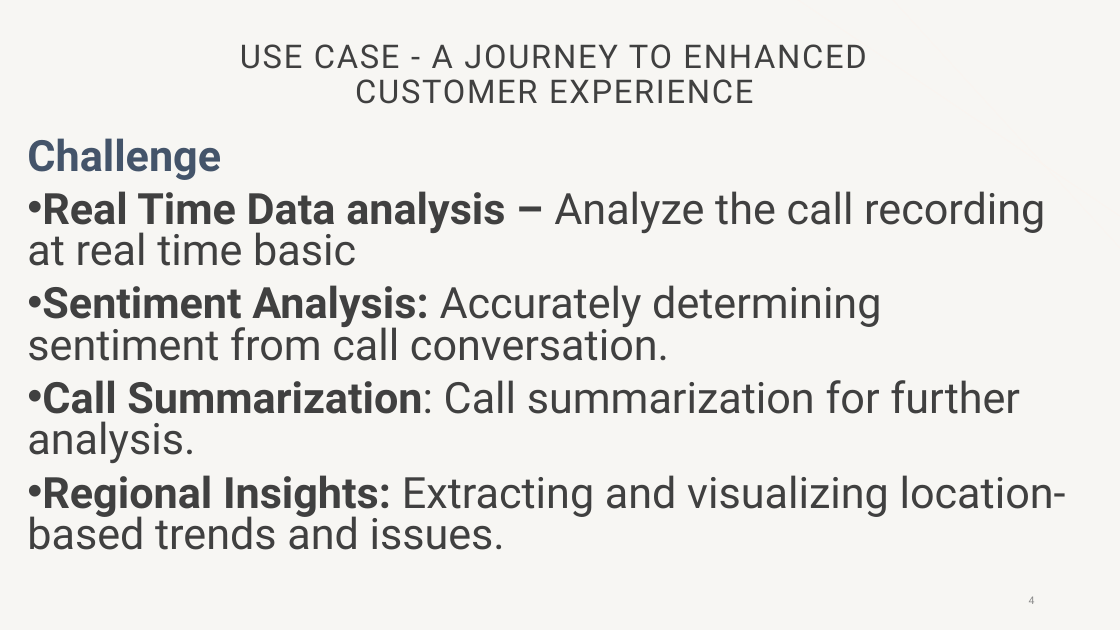
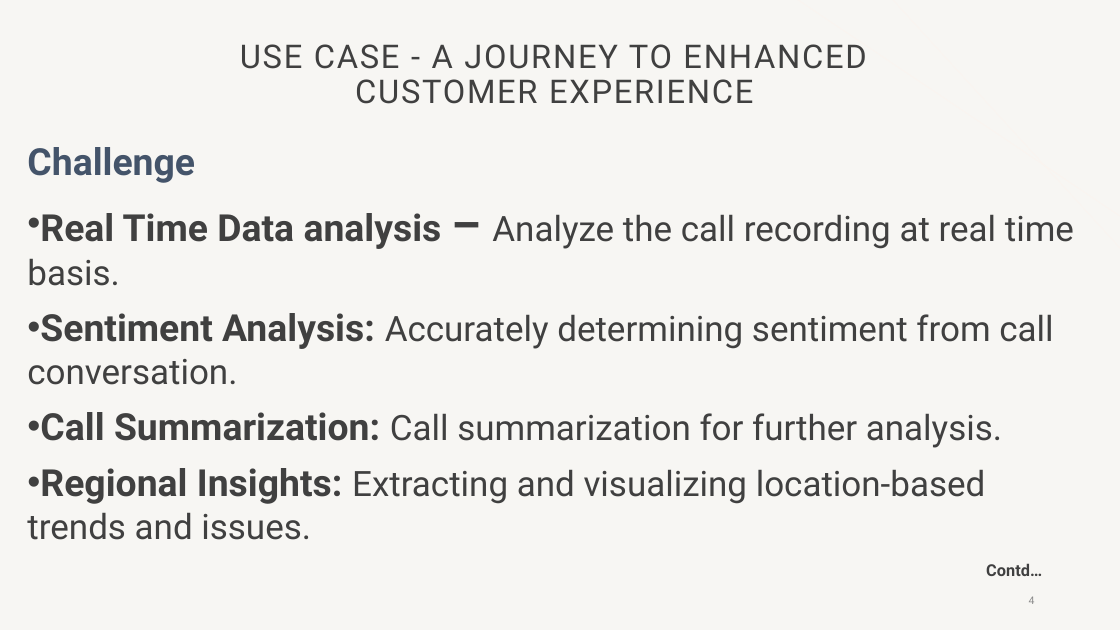
Before and after one commit to meanirban100/IBM-Watsonx-Hackathon, a slide deck: slide 4 of IBM-Watson-Presentation.pptx. Drawn at 1120x630 pixels with LibreOffice and Linux fonts; fonts in the diff are those of the drawing; background and template pictures are left out. Boxes give left, top, right and bottom in pixels: in the first picture for what was removed or moved away, otherwise in the second. Text is boxed around its words. In the diff, an @@ line names an element or a change of style, - is before the commit and + after.

```diff
--- a/IBM-Watson-Presentation.pptx
+++ b/IBM-Watson-Presentation.pptx
@@ text at (27,147,1053,540): size 37 to 32 pt in "Challenge", "Sentiment Analysis:", "Call Summarization:", "Regional Insights:"; size 37 to 30 pt in "Accurately determining sentiment from call conversation.", "Call summarization for further analysis.", "Extracting and visualizing location-based trends and issues."; bold on in "Summarization:"; line spacing 0.8 to 1 @@
@@ text at (27,213,1074,286): text changed; size 37 to 30 pt @@
-• Real Time Data analysis – Analyze the call recording at real time basic
+• Real Time Data analysis – Analyze the call recording at real time basis.
@@ text added at (986,563,1042,576), 14 pt, text #404040, bold @@
+Contd…
```
Also in this commit, not shown: 9 other slides changed, 8 slides added, 4 slides removed, 11 other files.
